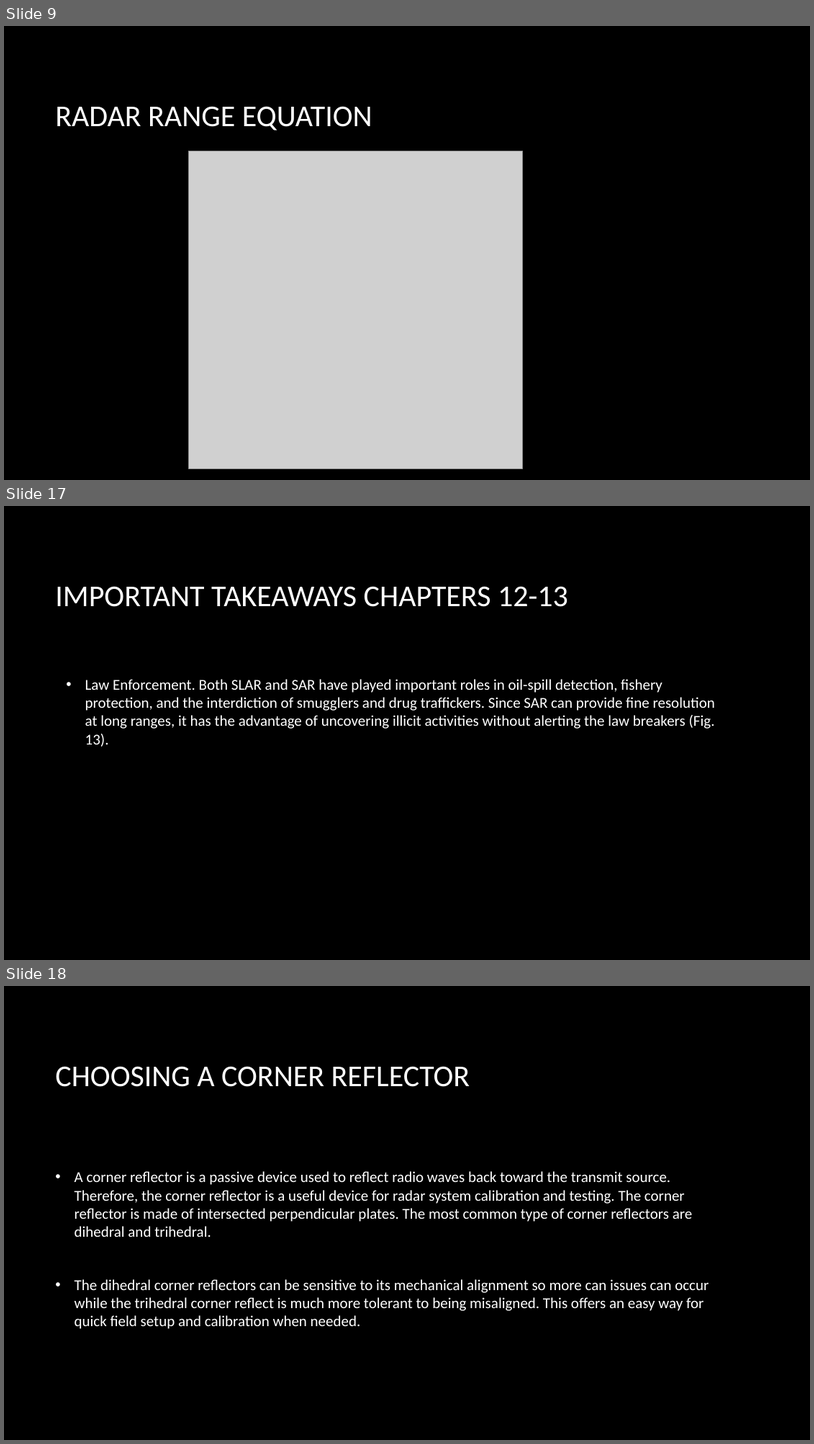
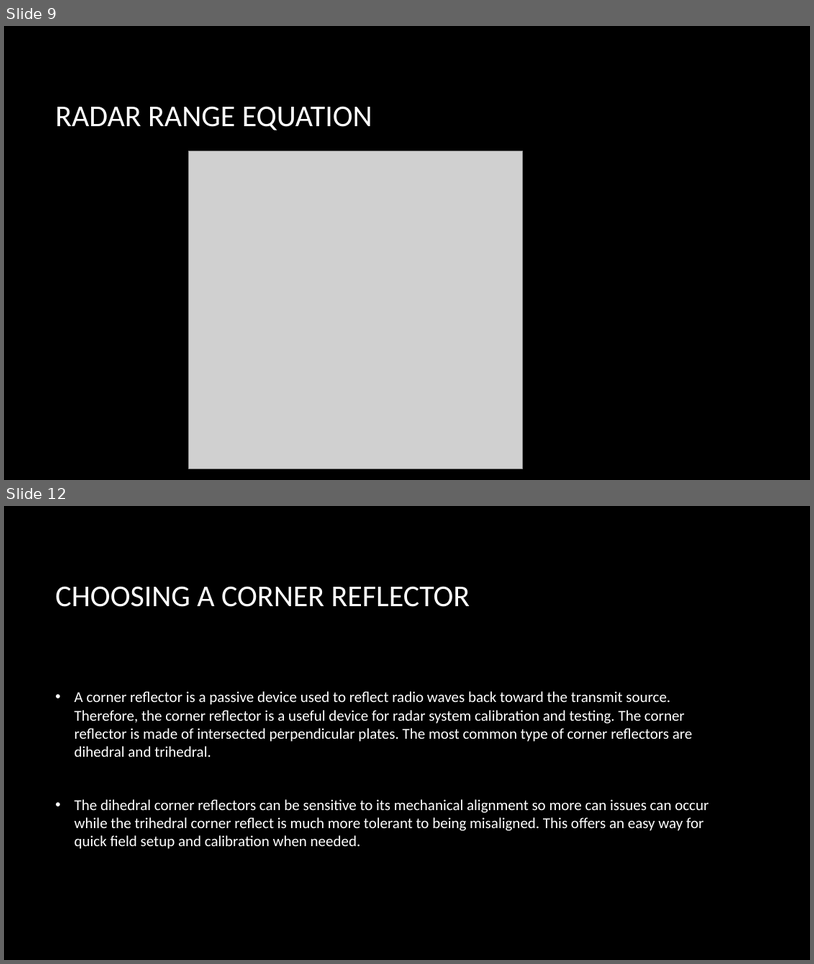
Before and after one commit to level2fast/uavsarlite-demo, a slide deck: UAVSAR LITE_Sprint4.pptx. Shown one above the other, each under a label of ours: slides 9, 17 and 18 before the commit, slides 9 and 12 after it; the slides between them are not shown. The pictures are 814x1444 and 814x964 pixels, drawn with LibreOffice and Linux fonts; fonts in the diff are those of the drawing; grey boxes stand for pictures; background and template pictures are left out. Boxes give left, top, right and bottom in pixels: in the first picture for what was removed or moved away, otherwise in the second. Text is boxed around its words. In the diff, an @@ line names an element or a change of style, - is before the commit and + after.

```diff
--- a/UAVSAR LITE_Sprint4.pptx
+++ b/UAVSAR LITE_Sprint4.pptx
@@ slide 17 removed at box(4, 506, 810, 960), background picture (left out) @@
@@ title removed at box(55, 586, 568, 607) @@
-IMPORTANT TAKEAWAYS CHAPTERS 12-13
@@ text removed at box(85, 679, 715, 746) @@
-• Law Enforcement. Both SLAR and SAR have played important roles in oil-spill detection, fishery protection, and the interdiction of smugglers and drug traffickers. Since SAR can provide fine resolution at long ranges, it has the advantage of uncovering illicit activities without alerting the law breakers (Fig. 13).
@@ what was slide 18 is now slide 12 @@
```
Also in this commit, not shown: 2 slides changed, 5 other slides removed, 4 other files.
